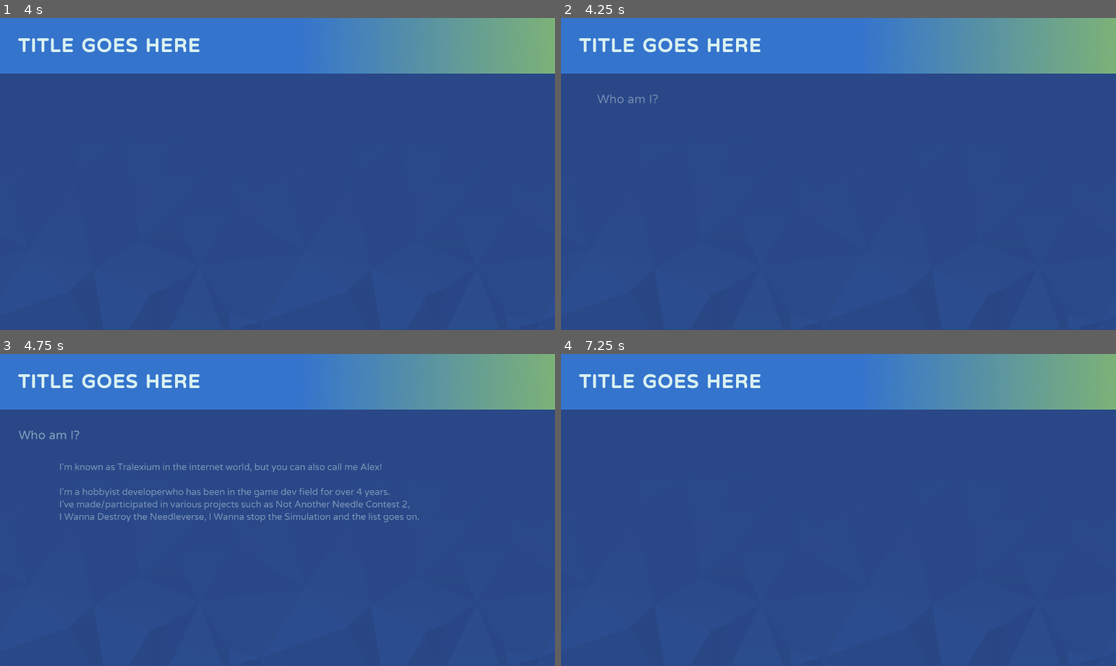
Above: before the commit, frames 1-4 (two rows, left to right).
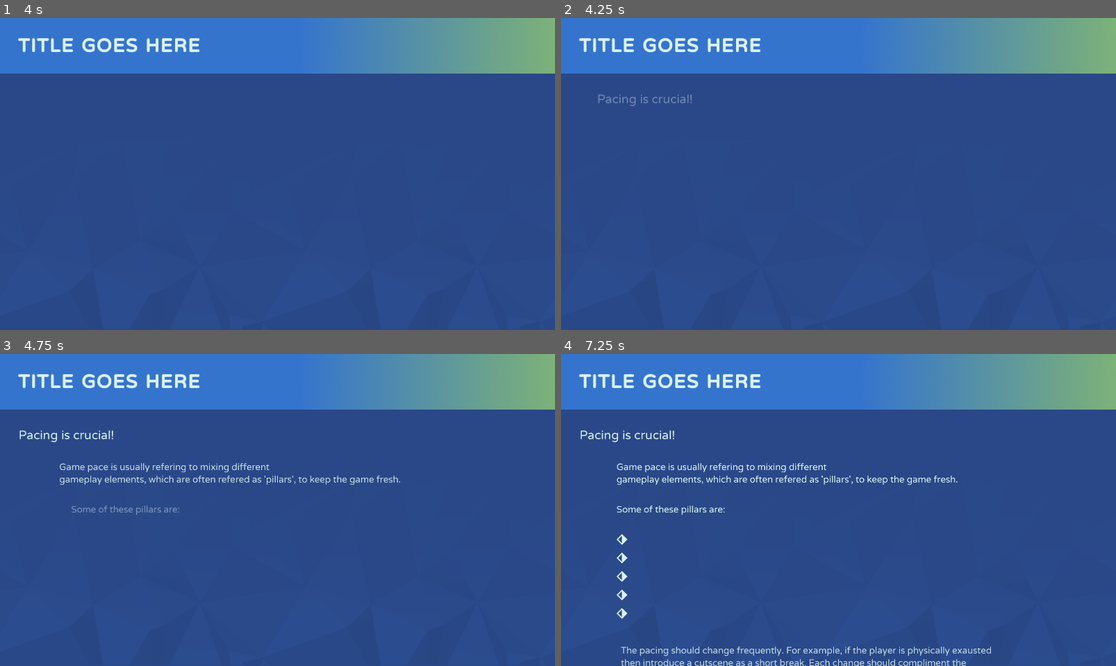
Above: after the commit, the same moments.

Repository: Tralexium/EGD
Game: Godot game, scene res://Scenes/SlideShows/SlideShow.tscn
Same seed, same stepped clock (60 frames per second), same inputs: the game is played once before the commit and once after it. This scene is started directly instead of the project's main scene.
Inputs:
- Up to frame 1 (4 s): tap Enter (ui_accept) at 0.5, 2.75 s; hold Right (ui_right) 0.53-1.28 s; tap Z (dash) every 0.75 s from 0.6 to 3.6 s; tap Shift (jump) at 0.77, 1.52, 3.02, 3.77 s; hold Left (ui_left) 1.28-2.03 s; hold Right (ui_right) 2.03-3.53 s; hold Left (ui_left) from 3.53 s (still down)
- Up to frame 2 (4.25 s): keep holding Left (ui_left)
- Up to frame 3 (4.75 s): keep holding Left (ui_left); tap Enter (ui_accept) at 4.25 s; tap Z (dash) at 4.35 s; tap Shift (jump) at 4.52 s
- Up to frame 4 (7.25 s): tap Z (dash) at 5.1, 5.85, 6.6 s; release Left (ui_left) at 5.78 s; hold Right (ui_right) from 5.78 s (still down); tap Shift (jump) at 6.02, 6.77 s

Frame 1 is identical in both runs. In frame 2, 0.2% of the frame differs, in the area x 6-24%, y 24-29%; in frame 3, 2.8%, in the area x 3-76%, y 24-54%; in frame 4, 2.5%.
Error before the commit: Attempt to call function 'show_next_element' in base 'previously freed instance' on a null instance. (res://Scenes/SlideShows/SlideShow.gd:104)

Commit message:
Fixed how bulletpoints initialize (thanks Godot), More bug fixes

Diff:
--- /dev/null
+++ b/Classes/SlideBulletpoint.gd
@@ -0,0 +1,4 @@
+extends Curve
+class_name BulletpointText
+
+export(String) var bulletpoint_text : String
--- a/Scenes/SlideShows/Slide Elements/Slide Element Nested Scenes/SlideBulletpoint.gd
+++ b/Scenes/SlideShows/Slide Elements/Slide Element Nested Scenes/SlideBulletpoint.gd
@@ -1,6 +1,6 @@
 tool
 extends HBoxContainer
-class_name BulletPoint
+class_name Bulletpoint
 
 export var bulletpoint_text := ""
 
--- a/Scenes/SlideShows/Slide Elements/SlideBulletpointElement.gd
+++ b/Scenes/SlideShows/Slide Elements/SlideBulletpointElement.gd
@@ -1,36 +1,44 @@
 tool
 extends SlideElement
 
-export(Array, PackedScene) var bulletpoints : Array setget set_bulletpoints
+export(Array, Curve) var bulletpoint_texts setget set_bulletpoint_texts
 
 var fade_in_dur := 0.7
 var move_offset := 96
 var instanced_bulletpoints : Array
+var is_ready := false
+var bulletpoint_scene := preload("res://Scenes/SlideShows/Slide Elements/Slide Element Nested Scenes/SlideBulletpoint.tscn")
 onready var n_Bulletpoints: VBoxContainer = $Bulletpoints
 onready var n_Tween: Tween = $Tween
 
 
 func _ready() -> void:
+	is_ready = true
+
 	if not Engine.editor_hint:
-		n_Bulletpoints.self_modulate = Color.transparent
+		n_Bulletpoints.modulate = Color.transparent
 
 
-func set_bulletpoints(new_value: Array) -> void:
-	if not n_Bulletpoints:
-		return  # this prevents an error when opening this scene inside the editor
+func set_bulletpoint_texts(new_value: Array) -> void:
+	bulletpoint_texts = new_value
+	if not is_ready:
+		yield(self, "ready")
 
 	if n_Bulletpoints.get_child_count() > 0:
 		for old_bulletpoint in n_Bulletpoints.get_children():
 			old_bulletpoint.queue_free()
 
-	bulletpoints = new_value
-	self.rect_min_size.y = n_Bulletpoints.get_constant("separation") * (bulletpoints.size() + 1)
-	if bulletpoints.size() > 0:
-		for new_bulletpoint in bulletpoints:
-			if new_bulletpoint:
-				var _bulletpoint_instance = new_bulletpoint.instance()
+	var _bulletpoint_y_size := 0
+	if bulletpoint_texts.size() > 0:
+		for bulletpoint_text in bulletpoint_texts:
+			if bulletpoint_text is BulletpointText:
+				var _bulletpoint_instance : Bulletpoint = bulletpoint_scene.instance()
+				_bulletpoint_instance.bulletpoint_text = bulletpoint_text.bulletpoint_text
 				n_Bulletpoints.add_child(_bulletpoint_instance)
-				assert(_bulletpoint_instance is BulletPoint, "This is not a BulletPoint Node!")
+				_bulletpoint_y_size = _bulletpoint_instance.rect_size.y
+			else:
+				assert(!bulletpoint_text, "This resource is not a BulletpointText!")
+	self.rect_min_size.y = (n_Bulletpoints.get_constant("separation") + _bulletpoint_y_size) * bulletpoint_texts.size()
 
 
 func activate_element() -> void:
@@ -38,7 +46,7 @@
 		return
 
 	is_active = true
-	n_Tween.interpolate_property(n_Bulletpoints, "self_modulate", Color.transparent, ColorManager.light_color, fade_in_dur, Tween.TRANS_SINE, Tween.EASE_OUT)
+	n_Tween.interpolate_property(n_Bulletpoints, "modulate", Color.transparent, ColorManager.light_color, fade_in_dur, Tween.TRANS_SINE, Tween.EASE_OUT)
 	n_Tween.interpolate_property(n_Bulletpoints, "margin_left", n_Bulletpoints.margin_left + move_offset, n_Bulletpoints.margin_left, fade_in_dur, Tween.TRANS_SINE, Tween.EASE_OUT)
 	n_Tween.start()
 	yield(n_Tween, "tween_all_completed")
--- a/Scenes/SlideShows/Slide Elements/SlideBulletpointElement.tscn
+++ b/Scenes/SlideShows/Slide Elements/SlideBulletpointElement.tscn
@@ -1,14 +1,21 @@
-[gd_scene load_steps=2 format=2]
+[gd_scene load_steps=4 format=2]
 
 [ext_resource path="res://Scenes/SlideShows/Slide Elements/SlideBulletpointElement.gd" type="Script" id=1]
+[ext_resource path="res://Classes/SlideBulletpoint.gd" type="Script" id=2]
+
+[sub_resource type="Curve" id=1]
+script = ExtResource( 2 )
+bulletpoint_text = "Bulletpoint placeholder"
 
 [node name="SlideBulletpointElement" type="Control"]
 margin_right = 40.0
 margin_bottom = 14.0
+rect_min_size = Vector2( 0, 64 )
 script = ExtResource( 1 )
 __meta__ = {
 "_edit_use_anchors_": false
 }
+bulletpoint_texts = [ SubResource( 1 ) ]
 
 [node name="Bulletpoints" type="VBoxContainer" parent="."]
 margin_left = 128.0
--- a/Scenes/SlideShows/Slide Elements/SlideParagraphElement.gd
+++ b/Scenes/SlideShows/Slide Elements/SlideParagraphElement.gd
@@ -1,24 +1,30 @@
 tool
 extends SlideElement
 
-export(String, MULTILINE) var paragraph_text := ""
+export(String, MULTILINE) var paragraph_text := "" setget set_paragraph_text
 
 var fade_in_dur := 0.7
 var move_offset := 96
+var is_ready := false
 onready var n_Paragraph: Label = $Paragraph
 onready var n_Tween: Tween = $Tween
 
 
 func _ready() -> void:
+	is_ready = true
+
 	if not Engine.editor_hint:
 		n_Paragraph.self_modulate = Color.transparent
 
 
-func _process(delta: float) -> void:
-	# So that we can see the text in the editor
-	if n_Paragraph.text != paragraph_text:
-		n_Paragraph.text = paragraph_text
-		self.rect_min_size.y = n_Paragraph.rect_size.y
+func set_paragraph_text(new_value: String) -> void:
+	paragraph_text = new_value
+	if not is_ready:
+		yield(self, "ready")
+
+	n_Paragraph.text = paragraph_text
+	yield(get_tree().create_timer(0.05), "timeout")  # Stupid bug where the size doesn't update on the same frame
+	self.rect_min_size.y = n_Paragraph.rect_size.y
 
 
 func activate_element() -> void:
@@ -28,6 +34,7 @@
 	is_active = true
 	n_Tween.interpolate_property(n_Paragraph, "self_modulate", Color.transparent, ColorManager.light_color, fade_in_dur, Tween.TRANS_SINE, Tween.EASE_OUT)
 	n_Tween.interpolate_property(n_Paragraph, "margin_left", n_Paragraph.margin_left + move_offset, n_Paragraph.margin_left, fade_in_dur, Tween.TRANS_SINE, Tween.EASE_OUT)
+	n_Tween.interpolate_property(n_Paragraph, "margin_right", n_Paragraph.margin_right + move_offset, n_Paragraph.margin_right, fade_in_dur, Tween.TRANS_SINE, Tween.EASE_OUT)
 	n_Tween.start()
 	yield(n_Tween, "tween_all_completed")
 	emit_signal("element_finished_intro")
--- a/Scenes/SlideShows/Slide Elements/SlideParagraphElement.tscn
+++ b/Scenes/SlideShows/Slide Elements/SlideParagraphElement.tscn
@@ -6,7 +6,7 @@
 [node name="SlideParagraphElement" type="Control"]
 margin_right = 64.0
 margin_bottom = 32.0
-rect_min_size = Vector2( 0, 169 )
+rect_min_size = Vector2( 0, 40 )
 script = ExtResource( 1 )
 __meta__ = {
 "_edit_use_anchors_": false
--- a/Scenes/SlideShows/SlideShow.tscn
+++ b/Scenes/SlideShows/SlideShow.tscn
@@ -7,6 +7,7 @@
 [ext_resource path="res://Assets/Slide Show Elements/Slideshow BG Texture.png" type="Texture" id=5]
 [ext_resource path="res://Scenes/SlideShows/Slides/Category 1/C1S1.tscn" type="PackedScene" id=6]
 [ext_resource path="res://Assets/Slide Show Elements/Next Slide Arrow.png" type="Texture" id=7]
+[ext_resource path="res://Scenes/SlideShows/Slides/Category 2/C2S1.tscn" type="PackedScene" id=8]
 
 [node name="SlideShow" type="Control"]
 anchor_right = 1.0
@@ -15,7 +16,7 @@
 __meta__ = {
 "_edit_use_anchors_": false
 }
-slides = [ ExtResource( 6 ), ExtResource( 6 ) ]
+slides = [ ExtResource( 6 ), ExtResource( 8 ) ]
 
 [node name="VBoxContainer" type="VBoxContainer" parent="."]
 anchor_right = 1.0
--- a/Scenes/SlideShows/Slides/Category 2/C2S1.tscn
+++ b/Scenes/SlideShows/Slides/Category 2/C2S1.tscn
@@ -1,9 +1,31 @@
-[gd_scene load_steps=5 format=2]
+[gd_scene load_steps=11 format=2]
 
 [ext_resource path="res://Scenes/SlideShows/Slide.tscn" type="PackedScene" id=1]
 [ext_resource path="res://Scenes/SlideShows/Slide Elements/SlideSubtitleElement.tscn" type="PackedScene" id=2]
 [ext_resource path="res://Scenes/SlideShows/Slide Elements/SlideParagraphElement.tscn" type="PackedScene" id=3]
 [ext_resource path="res://Scenes/SlideShows/Slide Elements/SlideBulletpointElement.tscn" type="PackedScene" id=4]
+[ext_resource path="res://Classes/SlideBulletpoint.gd" type="Script" id=5]
+
+[sub_resource type="Curve" id=6]
+resource_local_to_scene = true
+script = ExtResource( 5 )
+bulletpoint_text = "Different gameplay intensities"
+
+[sub_resource type="Curve" id=2]
+script = ExtResource( 5 )
+bulletpoint_text = "Story/Cuscenes"
+
+[sub_resource type="Curve" id=3]
+script = ExtResource( 5 )
+bulletpoint_text = "Puzzles"
+
+[sub_resource type="Curve" id=4]
+script = ExtResource( 5 )
+bulletpoint_text = "Minigames"
+
+[sub_resource type="Curve" id=5]
+script = ExtResource( 5 )
+bulletpoint_text = "Item hunting"
 
 [node name="C2S1" instance=ExtResource( 1 )]
 
@@ -16,19 +38,28 @@
 [node name="SlideParagraphElement" parent="." index="1" instance=ExtResource( 3 )]
 margin_top = 116.0
 margin_right = 1920.0
-margin_bottom = 199.0
-rect_min_size = Vector2( 0, 83 )
+margin_bottom = 156.0
+rect_min_size = Vector2( 0, 40 )
 paragraph_text = "Game pace is usually refering to mixing different
-gameplay elements to keep the game fresh."
+gameplay elements, which are often refered as 'pillars', to keep the game fresh."
 
 [node name="SlideParagraphElement2" parent="." index="2" instance=ExtResource( 3 )]
-margin_top = 263.0
+margin_top = 220.0
 margin_right = 1920.0
-margin_bottom = 303.0
+margin_bottom = 260.0
 rect_min_size = Vector2( 0, 40 )
-paragraph_text = "Here's some examples that can make the pacing more fun:"
+paragraph_text = "Some of these pillars are:"
 
 [node name="SlideBulletpointElement" parent="." index="3" instance=ExtResource( 4 )]
-margin_top = 367.0
+margin_top = 324.0
 margin_right = 1920.0
-margin_bottom = 367.0
+margin_bottom = 644.0
+rect_min_size = Vector2( 0, 320 )
+bulletpoint_texts = [ SubResource( 6 ), SubResource( 2 ), SubResource( 3 ), SubResource( 4 ), SubResource( 5 ) ]
+
+[node name="SlideParagraphElement3" parent="." index="4" instance=ExtResource( 3 )]
+margin_top = 708.0
+margin_right = 1920.0
+margin_bottom = 748.0
+rect_min_size = Vector2( 0, 40 )
+paragraph_text = "The pacing should change frequently. For example, if the player is physically exausted then introduce a cutscene as a short break. Each change should compliment the previous pillars!"
--- a/project.godot
+++ b/project.godot
@@ -10,9 +10,14 @@
 
 _global_script_classes=[ {
 "base": "HBoxContainer",
-"class": "BulletPoint",
+"class": "Bulletpoint",
 "language": "GDScript",
 "path": "res://Scenes/SlideShows/Slide Elements/Slide Element Nested Scenes/SlideBulletpoint.gd"
+}, {
+"base": "Curve",
+"class": "BulletpointText",
+"language": "GDScript",
+"path": "res://Classes/SlideBulletpoint.gd"
 }, {
 "base": "Resource",
 "class": "ColorPack",
@@ -30,7 +35,8 @@
 "path": "res://Classes/SlideElement.gd"
 } ]
 _global_script_class_icons={
-"BulletPoint": "",
+"Bulletpoint": "",
+"BulletpointText": "",
 "ColorPack": "",
 "Slide": "",
 "SlideElement": ""
Not shown: 1 places in Scenes/SlideShows/SlideShow.tscn that only renumber resources
